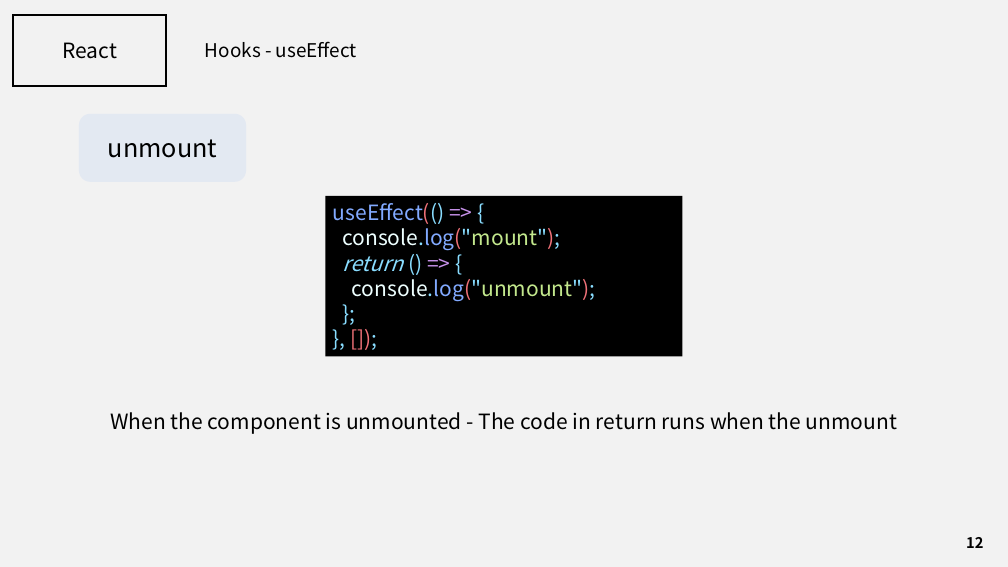
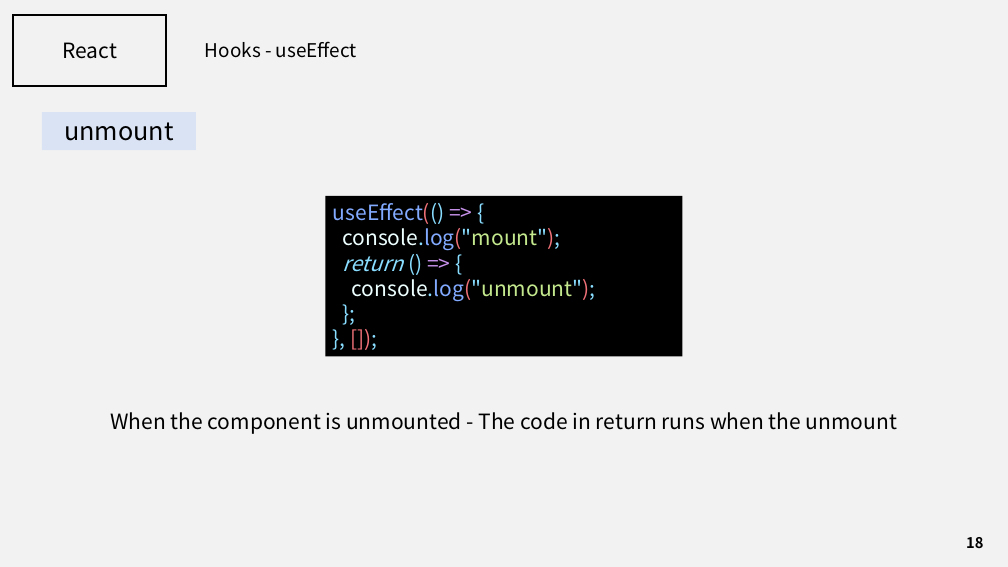
Before and after one commit to J3SUNG/Seminar, a slide deck: slide 18 of 210215_React_2.pptx (slide 12 before the commit). Drawn at 1008x567 pixels with LibreOffice and Linux fonts; fonts in the diff are those of the drawing. Boxes give left, top, right and bottom in pixels: in the first picture for what was removed or moved away, otherwise in the second. Text is boxed around its words. In the diff, an @@ line names an element or a change of style, - is before the commit and + after.

```diff
--- a/210215_React_2.pptx
+++ b/210215_React_2.pptx
@@ rectangle "unmount": place and size @@
-rectangle "unmount" at [79,113,246,181]
+rectangle "unmount" at [42,112,196,150]
@@ rectangle "unmount" at [42,112,196,150]: vertical alignment middle to top; rounded rectangle to rectangle; fill #DAE3F3 at 60% opacity to #DAE3F3 @@
@@ page number at [966,537,983,548]: text changed @@
-12
+18
```
Also in this commit, not shown: 4 other slides changed, 9 slides added, 1 other file.
